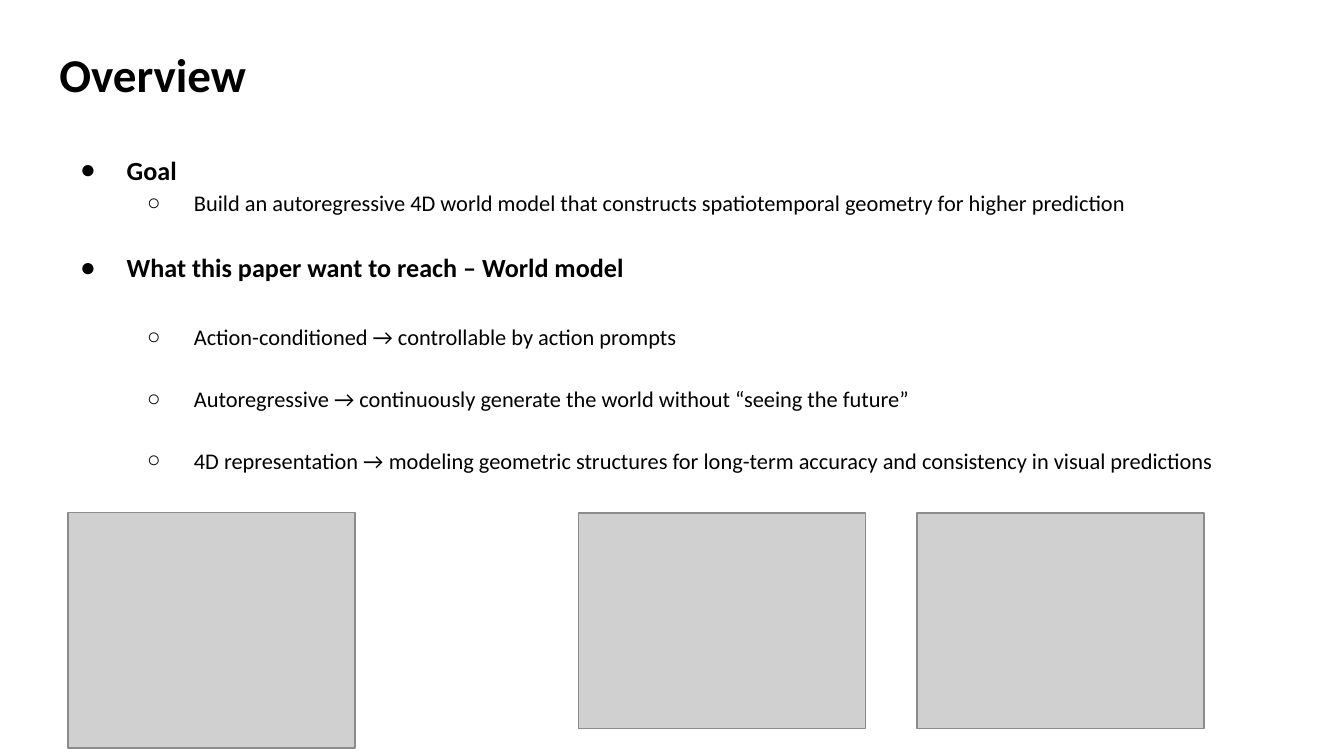
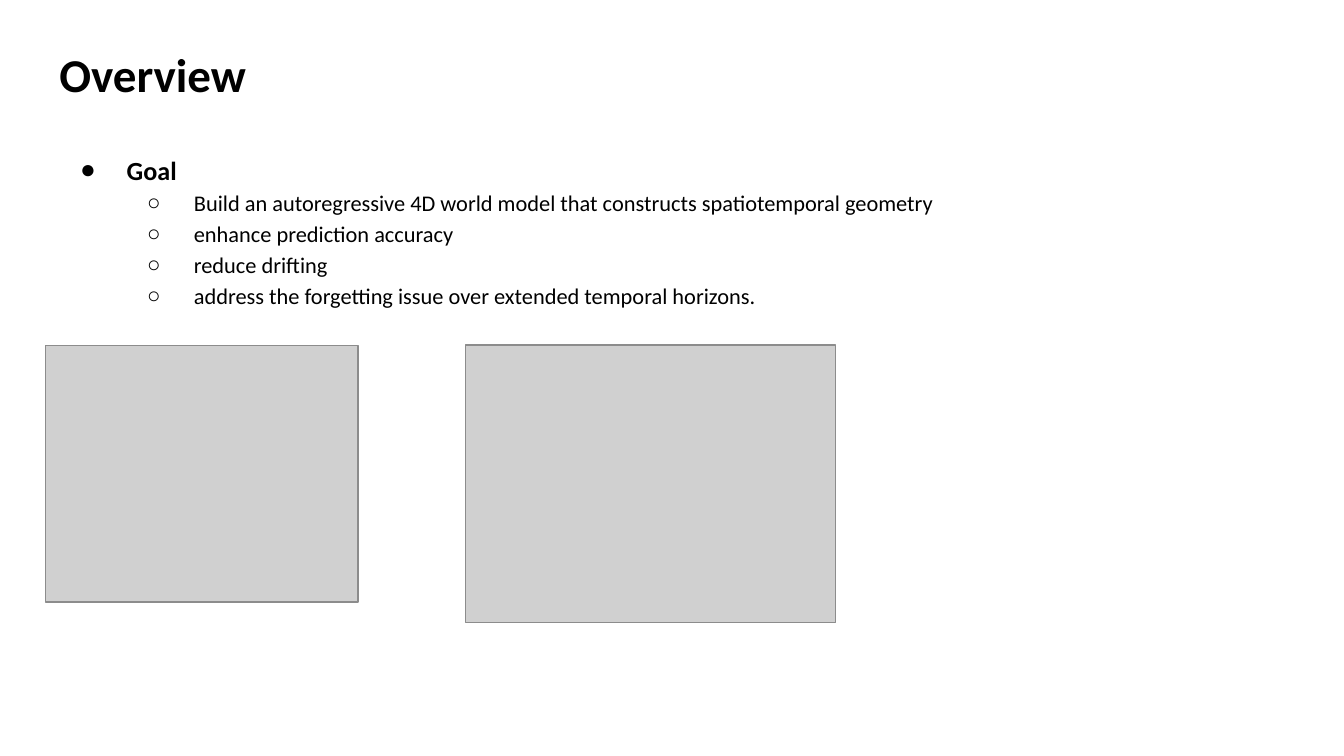
Before and after one commit to Lukelaitw/2025-VLL-undergraduate-research, a slide deck: slide 2 of week2/VLL_2_Deepverse_0929.pptx. Drawn at 1344x756 pixels with LibreOffice and Linux fonts; fonts in the diff are those of the drawing; grey boxes stand for pictures. Boxes give left, top, right and bottom in pixels: in the first picture for what was removed or moved away, otherwise in the second. Text is boxed around its words. In the diff, an @@ line names an element or a change of style, - is before the commit and + after.

```diff
--- a/week2/VLL_2_Deepverse_0929.pptx
+++ b/week2/VLL_2_Deepverse_0929.pptx
@@ text at (194,195,933,308): text changed @@
-  ○ Build an autoregressive 4D world model that constructs spatiotemporal geometry for higher prediction
-● What this paper want to reach – World model
-  ○ Action-conditioned → controllable by action prompts
-  ○ Autoregressive → continuously generate the world without “seeing the future”
-  ○ 4D representation → modeling geometric structures for long-term accuracy and consistency in visual predictions
+  ○ Build an autoregressive 4D world model that constructs spatiotemporal geometry
+  ○ enhance prediction accuracy
+  ○ reduce drifting
+  ○ address the forgetting issue over extended temporal horizons.
@@ picture: place and size @@
-picture at (67,512,355,749)
+picture at (46,345,358,602)
@@ picture added at (466,345,836,622) @@
@@ picture removed at (578,513,866,728) @@
@@ picture removed at (917,513,1204,728) @@
```
Also in this commit, not shown: 1 other slide changed, 1 slide removed, 1 other file.
